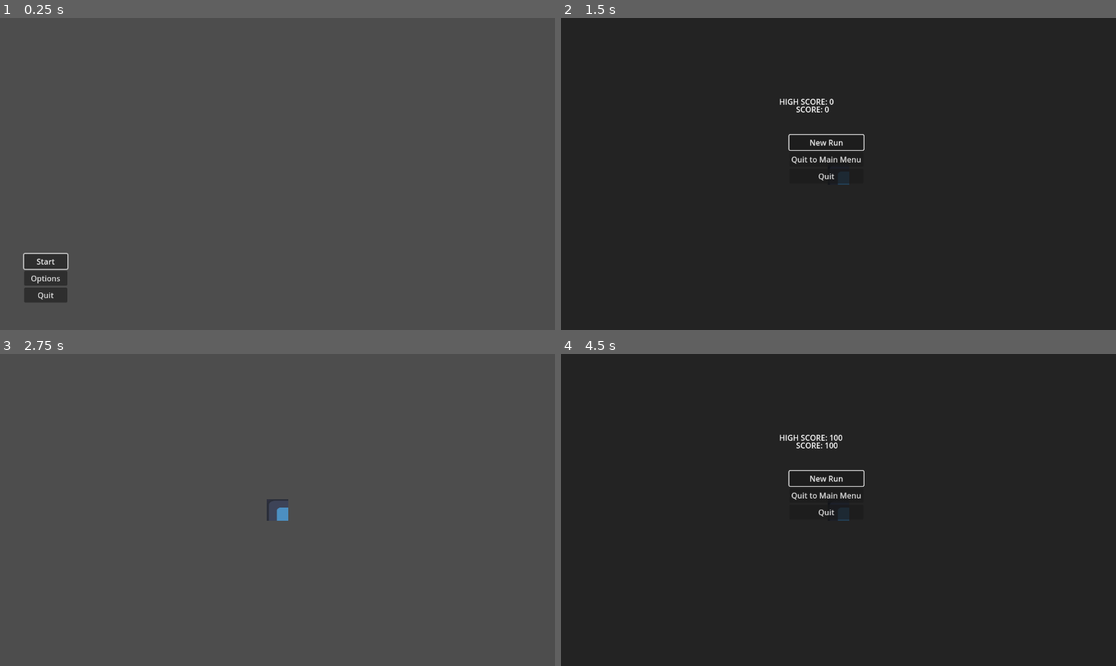
Above: before the commit, frames 1-4 (two rows, left to right).
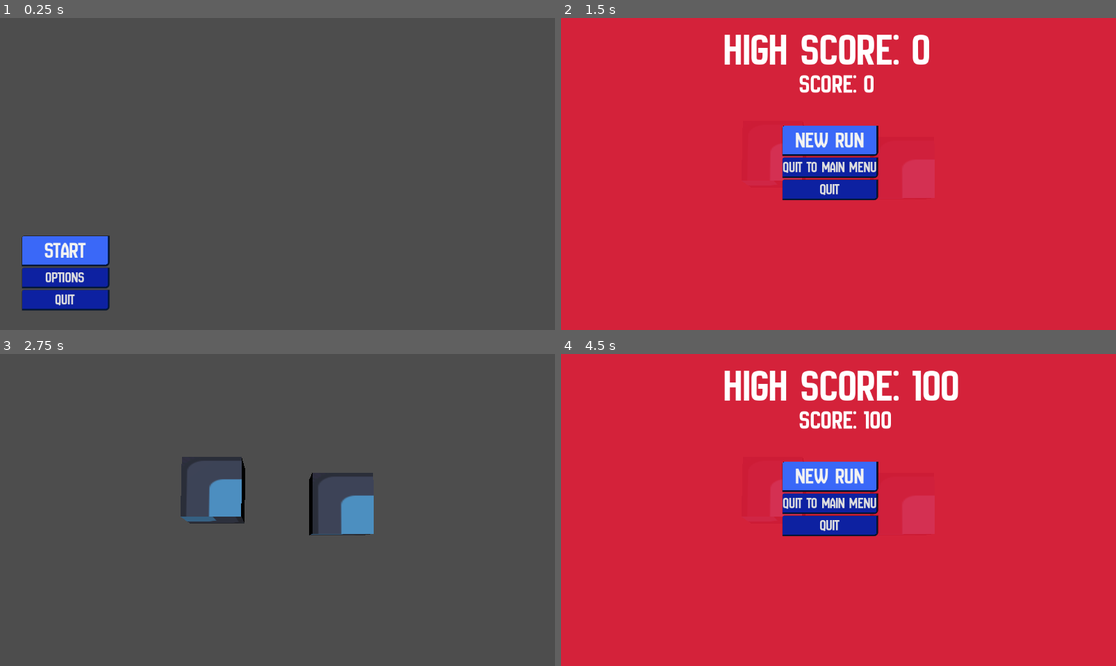
Above: after the commit, the same moments.

Repository: karstenpedersen/robo-blocks
Game: Godot game, scene res://src/scenes/menus/main_menu.tscn
Same seed, same stepped clock (60 frames per second), same inputs: the game is played once before the commit and once after it. The project has no main scene, so this scene is started directly. The engine's default icon, where the game draws it, is replaced by a stand-in: a white triangle on a blue panel in a dark square.
Inputs (mouse positions are in pixels of both pictures, inside the frame that each line leads up to):
- Up to frame 1 (0.25 s): no input
- Up to frame 2 (1.5 s): click "Start" at 0.5 s; tap Enter at 1.25 s; move the mouse to (960, 158) at 1.27 s; hold D (move_right) from 1.28 s (still down); tap V (death) at 1.35 s
- Up to frame 3 (2.75 s): release D (move_right) at 2 s; click "New Run" at 2 s
- Up to frame 4 (4.5 s): tap Space at 2.75, 4.25 s; move the mouse to (727, 525) at 2.77 s; hold S (move_down) 2.78-3.53 s; tap P (increase_points) at 2.85 s; tap Enter at 3.5 s; move the mouse to (894, 441) at 3.52 s; hold D (move_right) 3.53-4.28 s; hold Shift (sprint) 3.53-4.28 s; move the mouse to (810, 572) at 4.27 s; hold W (move_up) from 4.28 s (still down); tap V (death) at 4.35 s

The runs differ from the first frame. In frame 1, 3.7% of the frame differs, in the area x 3-20%, y 69-94%; in frame 2, 100%, in the area x 0-100%, y 0-100%; in frame 3, 2.7%; in frame 4, 100%.

Commit message:
Basic theme idea and font, feel free to change or improve

Diff:
--- /dev/null
+++ b/src/assets/themes/BB_style_box_flat.tres
@@ -0,0 +1,11 @@
+[gd_resource type="StyleBoxFlat" format=3 uid="uid://btxywotnkix7q"]
+
+[resource]
+bg_color = Color(0.0509804, 0.129412, 0.631373, 1)
+border_width_right = 3
+border_width_bottom = 3
+border_color = Color(0.00392157, 0.0862745, 0.219608, 1)
+corner_radius_top_left = 4
+corner_radius_bottom_right = 8
+shadow_size = 1
+anti_aliasing = false
--- /dev/null
+++ b/src/assets/themes/Basicbutton.tres
@@ -0,0 +1,29 @@
+[gd_resource type="Theme" load_steps=4 format=3 uid="uid://bkik345fd6hmf"]
+
+[ext_resource type="StyleBox" uid="uid://btxywotnkix7q" path="res://src/assets/themes/BB_style_box_flat.tres" id="1_4a5e7"]
+
+[sub_resource type="StyleBoxFlat" id="StyleBoxFlat_b50ih"]
+bg_color = Color(0.226728, 0.407229, 0.970769, 1)
+border_width_right = 3
+border_width_bottom = 3
+border_color = Color(0.00392157, 0.0862745, 0.219608, 1)
+corner_radius_top_left = 4
+corner_radius_bottom_right = 8
+shadow_size = 1
+anti_aliasing = false
+
+[sub_resource type="StyleBoxFlat" id="StyleBoxFlat_pojuq"]
+bg_color = Color(0.0147804, 0.0541757, 0.35141, 1)
+border_width_right = 3
+border_width_bottom = 3
+border_color = Color(0.00392157, 0.0862745, 0.219608, 1)
+corner_radius_top_left = 4
+corner_radius_bottom_right = 8
+shadow_size = 1
+anti_aliasing = false
+
+[resource]
+Button/styles/focus = SubResource("StyleBoxFlat_b50ih")
+Button/styles/hover = SubResource("StyleBoxFlat_b50ih")
+Button/styles/normal = ExtResource("1_4a5e7")
+Button/styles/pressed = SubResource("StyleBoxFlat_pojuq")
--- a/src/scenes/game-scenes/test_scene.tscn
+++ b/src/scenes/game-scenes/test_scene.tscn
@@ -13,11 +13,18 @@
 [node name="GameManager" parent="." instance=ExtResource("1_o7vc5")]
 
 [node name="MeshInstance3D" type="MeshInstance3D" parent="."]
+transform = Transform3D(1, 0, 0, 0, 0.997896, 0.0648284, 0, -0.0648284, 0.997896, 1.07136, 0.0785902, 0.238143)
+material_override = SubResource("StandardMaterial3D_lti5i")
+mesh = SubResource("BoxMesh_c4chm")
+
+[node name="MeshInstance3D" type="MeshInstance3D" parent="MeshInstance3D"]
+transform = Transform3D(1, 0, 0, 0, 0.997896, 0.0648284, 0, -0.0648284, 0.997896, -2.16741, 0.249387, -0.10508)
 material_override = SubResource("StandardMaterial3D_lti5i")
 mesh = SubResource("BoxMesh_c4chm")
 
 [node name="Camera3D" type="Camera3D" parent="."]
 transform = Transform3D(1, 0, 0, 0, 1, 0, 0, 0, 1, 0, 0, 10.2231)
+fov = 30.0884
 
 [node name="DirectionalLight3D" type="DirectionalLight3D" parent="."]
 transform = Transform3D(1, 0, 0, 0, 1, 0, 0, 0, 1, 3.3124, 0, 2.76055)
--- a/src/scenes/menus/end_menu.tscn
+++ b/src/scenes/menus/end_menu.tscn
@@ -1,7 +1,9 @@
-[gd_scene load_steps=4 format=3 uid="uid://sj2fd1lbor3u"]
+[gd_scene load_steps=6 format=3 uid="uid://sj2fd1lbor3u"]
 
 [ext_resource type="Script" path="res://src/scenes/menus/end_menu.gd" id="1_12a70"]
 [ext_resource type="Script" path="res://src/scenes/menus/score.gd" id="2_3u3y2"]
+[ext_resource type="Theme" uid="uid://bkik345fd6hmf" path="res://src/assets/themes/Basicbutton.tres" id="2_gk47s"]
+[ext_resource type="FontFile" uid="uid://h7fhpixtefq0" path="res://src/assets/fonts/NewAmsterdam-Regular.ttf" id="2_gr8vm"]
 [ext_resource type="Script" path="res://src/scenes/menus/highscore.gd" id="3_62q2t"]
 
 [node name="EndMenu" type="Control"]
@@ -19,7 +21,7 @@
 offset_top = -105.0
 offset_right = 1420.0
 offset_bottom = 832.0
-color = Color(0, 0, 0, 0.541176)
+color = Color(0.968627, 0.0901961, 0.207843, 0.792157)
 
 [node name="CenterContainer" type="CenterContainer" parent="."]
 layout_mode = 1
@@ -28,10 +30,10 @@
 anchor_top = 0.5
 anchor_right = 0.5
 anchor_bottom = 0.5
-offset_left = -77.0
-offset_top = -50.5
-offset_right = 77.0
-offset_bottom = 50.5
+offset_left = -91.0
+offset_top = -69.0
+offset_right = 107.0
+offset_bottom = 85.0
 grow_horizontal = 2
 grow_vertical = 2
 
@@ -41,33 +43,47 @@
 [node name="NewRun" type="Button" parent="CenterContainer/VBoxContainer"]
 layout_mode = 2
 focus_neighbor_top = NodePath("../Quit")
+theme = ExtResource("2_gk47s")
+theme_override_fonts/font = ExtResource("2_gr8vm")
+theme_override_font_sizes/font_size = 48
 text = "New Run"
 
 [node name="QuittoMainMenu" type="Button" parent="CenterContainer/VBoxContainer"]
 layout_mode = 2
+theme = ExtResource("2_gk47s")
+theme_override_fonts/font = ExtResource("2_gr8vm")
+theme_override_font_sizes/font_size = 32
 text = "Quit to Main Menu	"
 
 [node name="Quit" type="Button" parent="CenterContainer/VBoxContainer"]
 layout_mode = 2
 focus_neighbor_bottom = NodePath("../NewRun")
+theme = ExtResource("2_gk47s")
+theme_override_fonts/font = ExtResource("2_gr8vm")
+theme_override_font_sizes/font_size = 32
 text = "Quit"
 
 [node name="StaticBody2D" type="StaticBody2D" parent="."]
 
 [node name="Score" type="RichTextLabel" parent="StaticBody2D"]
-offset_left = 513.0
-offset_top = 209.0
-offset_right = 704.0
-offset_bottom = 249.0
+offset_left = 519.0
+offset_top = 134.0
+offset_right = 779.0
+offset_bottom = 203.0
+theme_override_fonts/normal_font = ExtResource("2_gr8vm")
+theme_override_font_sizes/normal_font_size = 56
 text = "Score: 9999"
 script = ExtResource("2_3u3y2")
 
 [node name="Highscore" type="RichTextLabel" parent="StaticBody2D"]
-offset_left = 478.0
-offset_top = 193.0
-offset_right = 707.0
-offset_bottom = 237.0
-text = "HighScore: 9999"
+offset_left = 362.0
+offset_top = 39.0
+offset_right = 921.0
+offset_bottom = 164.0
+theme_override_fonts/normal_font = ExtResource("2_gr8vm")
+theme_override_font_sizes/bold_italics_font_size = 1
+theme_override_font_sizes/normal_font_size = 96
+text = "Highscore: 9999"
 script = ExtResource("3_62q2t")
 
 [connection signal="pressed" from="CenterContainer/VBoxContainer/NewRun" to="." method="_on_new_run_pressed"]
--- a/src/scenes/menus/main_menu.tscn
+++ b/src/scenes/menus/main_menu.tscn
@@ -1,16 +1,14 @@
-[gd_scene load_steps=2 format=3 uid="uid://c44f5raj45lg2"]
+[gd_scene load_steps=4 format=3 uid="uid://c44f5raj45lg2"]
 
 [ext_resource type="Script" path="res://src/scenes/menus/main_menu.gd" id="1_o8yjw"]
+[ext_resource type="Theme" uid="uid://bkik345fd6hmf" path="res://src/assets/themes/Basicbutton.tres" id="2_3uhll"]
+[ext_resource type="FontFile" uid="uid://h7fhpixtefq0" path="res://src/assets/fonts/NewAmsterdam-Regular.ttf" id="2_jtlfq"]
 
 [node name="Main Menu" type="Control"]
 layout_mode = 3
 anchors_preset = 15
 anchor_right = 1.0
 anchor_bottom = 1.0
-offset_left = 4.0
-offset_top = -1.0
-offset_right = 4.0
-offset_bottom = -1.0
 grow_horizontal = 2
 grow_vertical = 2
 pivot_offset = Vector2(566, 132)
@@ -22,23 +20,32 @@
 anchor_top = 1.0
 anchor_bottom = 1.0
 offset_left = 46.0
-offset_top = -157.0
-offset_right = 136.0
-offset_bottom = -56.0
+offset_top = -195.0
+offset_right = 227.0
+offset_bottom = -40.0
 grow_vertical = 0
 
 [node name="Startbutton" type="Button" parent="VBoxContainer"]
 layout_mode = 2
 focus_neighbor_top = NodePath("../Quitbutton")
+theme = ExtResource("2_3uhll")
+theme_override_fonts/font = ExtResource("2_jtlfq")
+theme_override_font_sizes/font_size = 48
 text = "Start"
 
 [node name="Optionsbutton" type="Button" parent="VBoxContainer"]
 layout_mode = 2
+theme = ExtResource("2_3uhll")
+theme_override_fonts/font = ExtResource("2_jtlfq")
+theme_override_font_sizes/font_size = 32
 text = "Options"
 
 [node name="Quitbutton" type="Button" parent="VBoxContainer"]
 layout_mode = 2
 focus_neighbor_bottom = NodePath("../Startbutton")
+theme = ExtResource("2_3uhll")
+theme_override_fonts/font = ExtResource("2_jtlfq")
+theme_override_font_sizes/font_size = 32
 text = "Quit"
 
 [connection signal="pressed" from="VBoxContainer/Startbutton" to="." method="_on_startbutton_pressed"]
--- a/src/scenes/menus/pause_menu.tscn
+++ b/src/scenes/menus/pause_menu.tscn
@@ -1,6 +1,8 @@
-[gd_scene load_steps=3 format=3 uid="uid://dmitwxkq82w1t"]
+[gd_scene load_steps=5 format=3 uid="uid://dmitwxkq82w1t"]
 
 [ext_resource type="Script" path="res://src/scenes/menus/pause_menu.gd" id="1_n7fhy"]
+[ext_resource type="Theme" uid="uid://bkik345fd6hmf" path="res://src/assets/themes/Basicbutton.tres" id="2_5s7ck"]
+[ext_resource type="FontFile" uid="uid://h7fhpixtefq0" path="res://src/assets/fonts/NewAmsterdam-Regular.ttf" id="2_222ty"]
 [ext_resource type="Script" path="res://src/scenes/menus/current_score.gd" id="2_ag7ko"]
 
 [node name="PauseMenu" type="Control"]
@@ -25,14 +27,14 @@
 offset_top = -406.0
 offset_right = 859.0
 offset_bottom = 531.0
-color = Color(0, 0, 0, 0.541176)
+color = Color(0.0784314, 0.0784314, 0.0784314, 0.552941)
 
 [node name="CenterContainer" type="CenterContainer" parent="."]
 layout_mode = 1
 anchors_preset = -1
-anchor_left = -5.25
+anchor_left = -5.17
 anchor_top = -1.89781
-anchor_right = 6.26
+anchor_right = 6.34
 anchor_bottom = 2.81022
 grow_horizontal = 2
 grow_vertical = 2
@@ -44,41 +46,58 @@
 [node name="Resume" type="Button" parent="CenterContainer/VBoxContainer"]
 layout_mode = 2
 focus_neighbor_top = NodePath("../Quit")
+theme = ExtResource("2_5s7ck")
+theme_override_fonts/font = ExtResource("2_222ty")
+theme_override_font_sizes/font_size = 48
 text = "Resume"
 
 [node name="Options" type="Button" parent="CenterContainer/VBoxContainer"]
 layout_mode = 2
+theme = ExtResource("2_5s7ck")
+theme_override_fonts/font = ExtResource("2_222ty")
+theme_override_font_sizes/font_size = 32
 text = "Options"
 
 [node name="RestartRun" type="Button" parent="CenterContainer/VBoxContainer"]
 layout_mode = 2
+theme = ExtResource("2_5s7ck")
+theme_override_fonts/font = ExtResource("2_222ty")
+theme_override_font_sizes/font_size = 32
 text = "Restart Run"
 
 [node name="QuittoMainMenu" type="Button" parent="CenterContainer/VBoxContainer"]
 layout_mode = 2
+theme = ExtResource("2_5s7ck")
+theme_override_fonts/font = ExtResource("2_222ty")
+theme_override_font_sizes/font_size = 32
 text = "Quit to Main Menu"
 
 [node name="Quit" type="Button" parent="CenterContainer/VBoxContainer"]
 layout_mode = 2
 focus_neighbor_bottom = NodePath("../Resume")
+theme = ExtResource("2_5s7ck")
+theme_override_fonts/font = ExtResource("2_222ty")
+theme_override_font_sizes/font_size = 32
 text = "Quit"
 
 [node name="StaticBody2D" type="StaticBody2D" parent="."]
 position = Vector2(10, 36)
 
 [node name="CurrentScore" type="RichTextLabel" parent="StaticBody2D"]
-offset_left = -43.0
-offset_top = -116.0
-offset_right = 168.0
-offset_bottom = -15.0
+offset_left = -235.0
+offset_top = -248.0
+offset_right = 481.0
+offset_bottom = -120.0
 size_flags_horizontal = 0
 size_flags_vertical = 8
+theme_override_fonts/normal_font = ExtResource("2_222ty")
+theme_override_font_sizes/normal_font_size = 96
 text = "CURRENT SCORE: 9999"
 script = ExtResource("2_ag7ko")
 
 [connection signal="pressed" from="CenterContainer/VBoxContainer/Resume" to="." method="_on_resume_pressed"]
 [connection signal="pressed" from="CenterContainer/VBoxContainer/Options" to="." method="_on_options_pressed"]
 [connection signal="pressed" from="CenterContainer/VBoxContainer/RestartRun" to="." method="_on_restart_run_pressed"]
+[connection signal="pressed" from="CenterContainer/VBoxContainer/QuittoMainMenu" to="." method="_on_restart_run_pressed"]
 [connection signal="pressed" from="CenterContainer/VBoxContainer/QuittoMainMenu" to="." method="_on_quit_to_main_menu_pressed"]
-[connection signal="pressed" from="CenterContainer/VBoxContainer/QuittoMainMenu" to="." method="_on_restart_run_pressed"]
 [connection signal="pressed" from="CenterContainer/VBoxContainer/Quit" to="." method="_on_quit_pressed"]
Binary file added: src/assets/fonts/NewAmsterdam-Regular.ttf
Not shown, added: src/assets/fonts/NewAmsterdam-Regular.ttf.import
